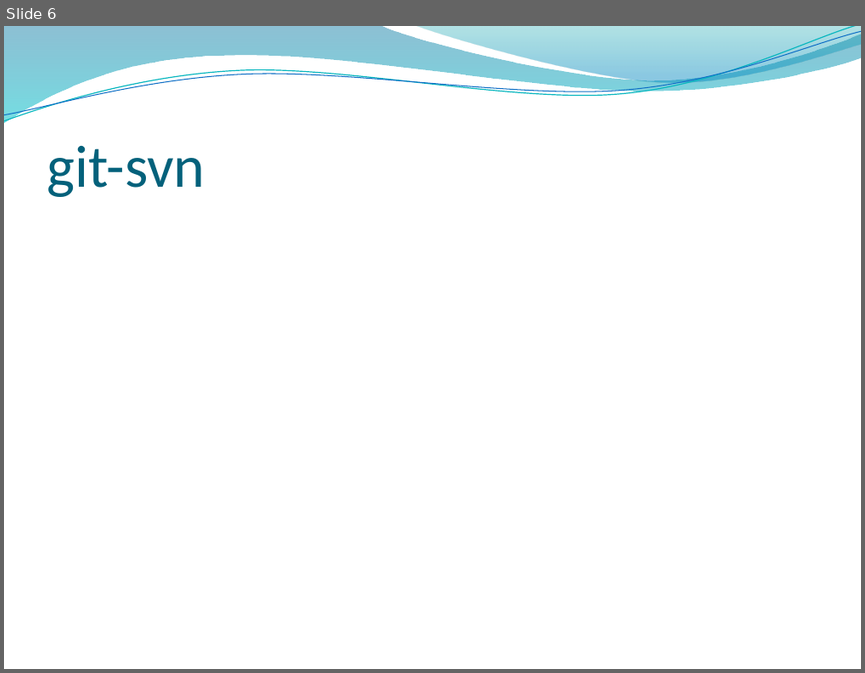
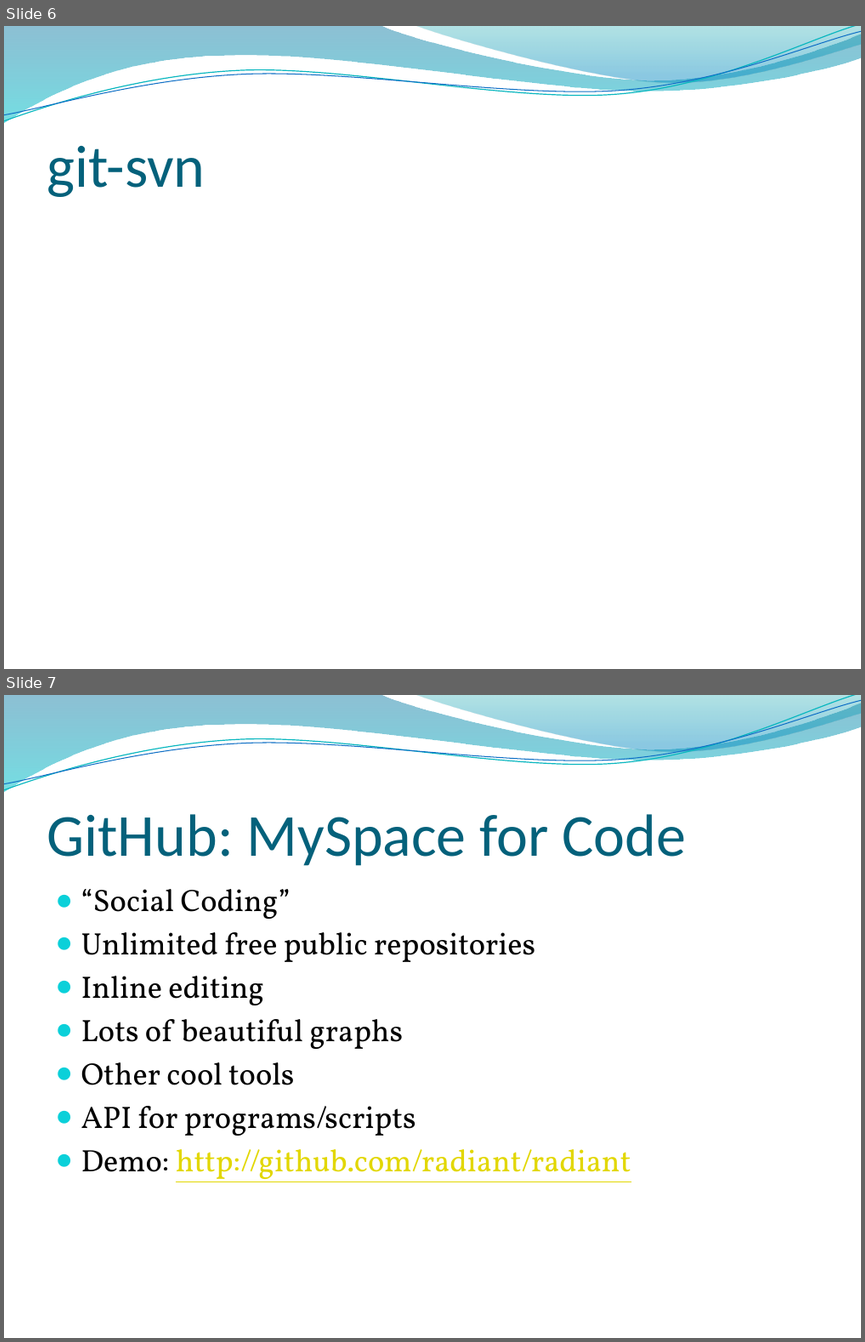
Before and after one commit to velociraptors/physio_mist, a slide deck: git_demo.pptx. Shown one above the other, each under a label of ours: slide 6 before the commit, slides 6 and 7 after it. The pictures are 865x673 and 865x1342 pixels, drawn with LibreOffice and Linux fonts; fonts in the diff are those of the drawing; background and template pictures are left out. Boxes give left, top, right and bottom in pixels: in the first picture for what was removed or moved away, otherwise in the second. Text is boxed around its words. In the diff, an @@ line names an element or a change of style, - is before the commit and + after.

Commit message:
added github info

```diff
--- a/git_demo.pptx
+++ b/git_demo.pptx
@@ slide 7 added at bbox=[4, 695, 861, 1338], background picture (left out); not listed: 4 template elements that a slide beside it also shows @@
@@ title added at bbox=[46, 814, 687, 866], 50 pt, text #04617B @@
+GitHub: MySpace for Code
@@ text added at bbox=[81, 889, 631, 1182], 26 pt, text #000000 @@
+● “Social Coding”
+● Unlimited free public repositories
+● Inline editing
+● Lots of beautiful graphs
+● Other cool tools
+● API for programs/scripts
+● Demo: http://github.com/radiant/radiant
```
Also in this commit, not shown: 1 slide changed, 1 slide removed.
